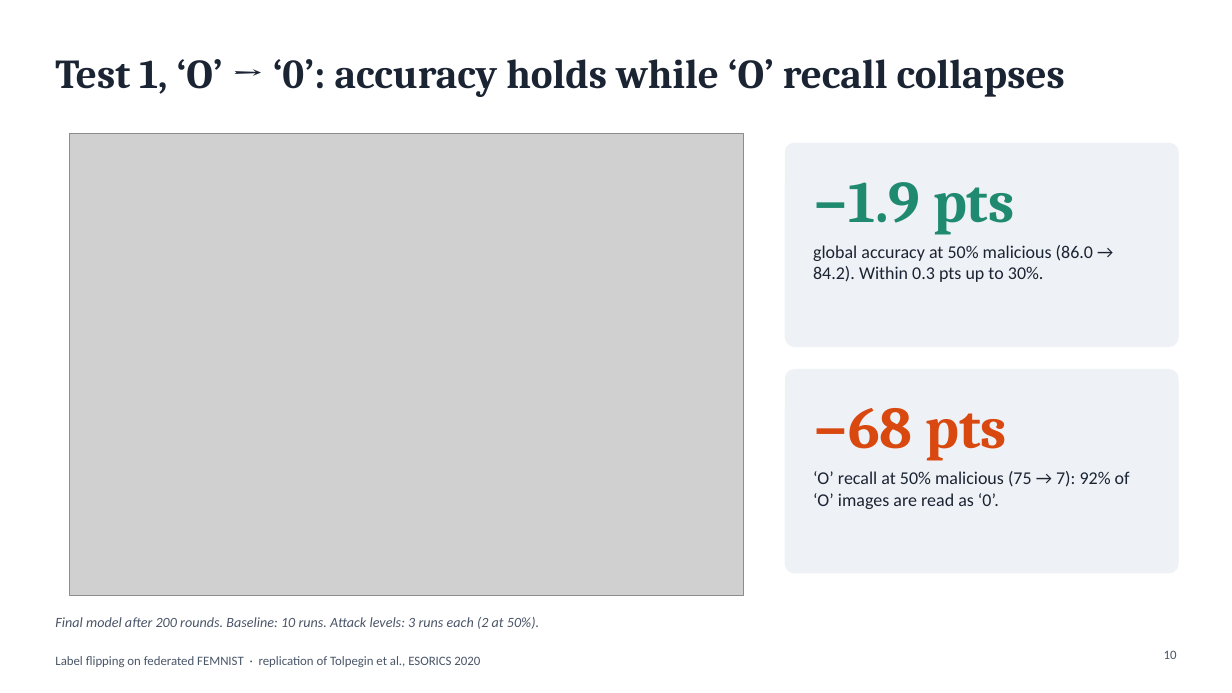
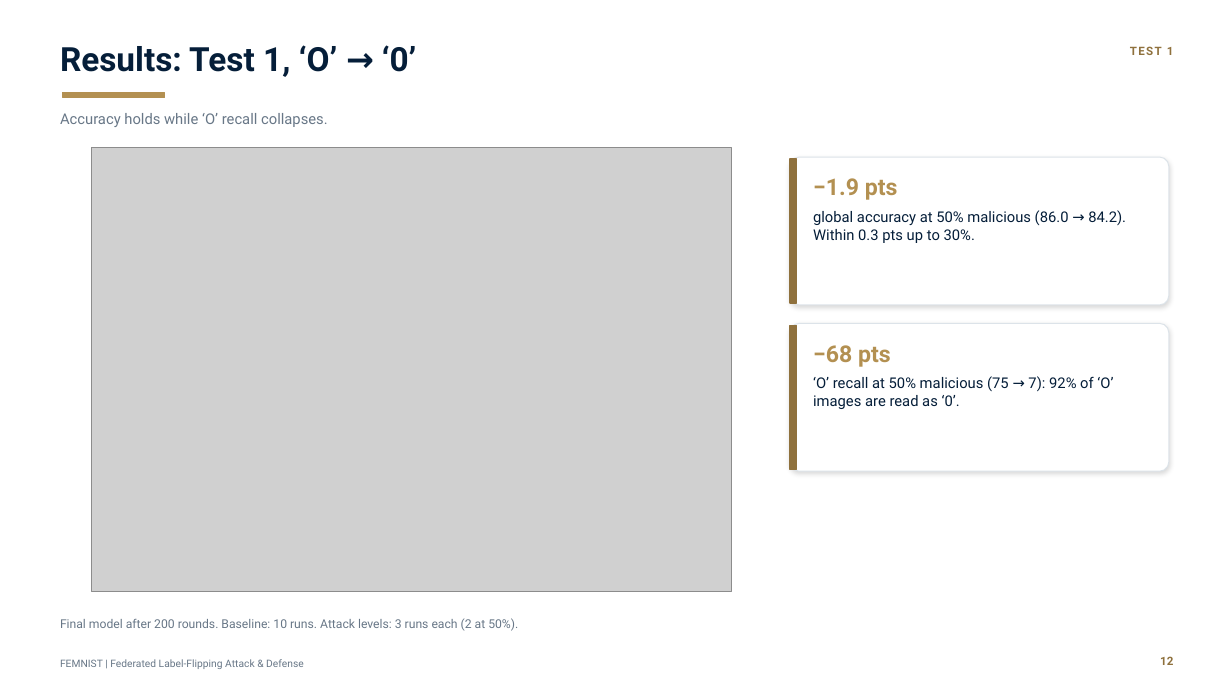
Before and after one commit to wetthamm/FederatedLearning, a slide deck: slide 12 of writeup/FEMNIST_label_flipping.pptx (slide 10 before the commit). Drawn at 1232x693 pixels with LibreOffice and Linux fonts; fonts in the diff are those of the drawing; grey boxes stand for pictures. Boxes give left, top, right and bottom in pixels: in the first picture for what was removed or moved away, otherwise in the second. Text is boxed around its words. In the diff, an @@ line names an element or a change of style, - is before the commit and + after.

```diff
--- a/writeup/FEMNIST_label_flipping.pptx
+++ b/writeup/FEMNIST_label_flipping.pptx
@@ text added at (x1=60, y1=45, x2=417, y2=77), 26 pt, text #051E39, bold @@
+Results: Test 1, ‘O’ → ‘0’
@@ text added at (x1=1130, y1=46, x2=1174, y2=55), 9 pt, text #8F713D, bold @@
+TEST 1
@@ text at (x1=60, y1=113, x2=328, y2=127): text changed; size 32 to 11.5 pt; font Cambria to Roboto; text colour #1B2433 to #687787; bold off @@
-Test 1, ‘O’ → ‘0’: accuracy holds while ‘O’ recall collapses
+Accuracy holds while ‘O’ recall collapses.
@@ rectangle added at (x1=63, y1=92, x2=165, y2=98), fill #B39051, outline #B39051 1 pt @@
@@ picture resized from (x1=70, y1=134, x2=744, y2=596) to (x1=91, y1=148, x2=731, y2=592) @@
@@ rounded rectangle resized from (x1=786, y1=143, x2=1178, y2=347) to (x1=790, y1=157, x2=1169, y2=305) @@
@@ rounded rectangle at (x1=790, y1=157, x2=1169, y2=305): fill #EEF1F5 to #FFFFFF; outline #EEF1F5 1 pt to #DCE3E9 0.75 pt; shadow on; proportions changed @@
@@ rectangle added at (x1=790, y1=159, x2=797, y2=303), fill #8F713D, outline #8F713D 1 pt @@
@@ text "−1.9 pts" at (x1=813, y1=178, x2=898, y2=200): size 46 to 18 pt, font Cambria to Roboto, text colour #1F8A70 to #B39051 @@
@@ text "global accuracy at 50% malicious ..." moved from (x1=813, y1=245, x2=1093, y2=282) to (x1=813, y1=210, x2=1126, y2=243) @@
@@ text "global accuracy at 50% malicious ..." at (x1=813, y1=210, x2=1126, y2=243): size 14 to 11.5 pt, font Calibri to Roboto, text colour #1B2433 to #051E39; more space between paragraphs @@
@@ rounded rectangle at (x1=790, y1=323, x2=1169, y2=471): fill #EEF1F5 to #FFFFFF; outline #EEF1F5 1 pt to #DCE3E9 0.75 pt; shadow on; proportions changed @@
@@ rounded rectangle resized from (x1=786, y1=370, x2=1178, y2=573) to (x1=790, y1=323, x2=1169, y2=471) @@
@@ rectangle added at (x1=790, y1=325, x2=797, y2=470), fill #8F713D, outline #8F713D 1 pt @@
@@ text "−68 pts" moved from (x1=813, y1=408, x2=1008, y2=461) to (x1=813, y1=345, x2=891, y2=367) @@
@@ text "−68 pts" at (x1=813, y1=345, x2=891, y2=367): size 46 to 18 pt, font Cambria to Roboto, text colour #D9480F to #B39051 @@
@@ text "‘O’ recall at 50% malicious ..." at (x1=813, y1=376, x2=1113, y2=409): size 14 to 11.5 pt, font Calibri to Roboto, text colour #1B2433 to #051E39; more space between paragraphs @@
@@ text "‘O’ recall at 50% malicious ..." moved from (x1=813, y1=471, x2=1130, y2=509) to (x1=813, y1=376, x2=1113, y2=409) @@
@@ text "Final model after 200 rounds. ..." at (x1=60, y1=618, x2=518, y2=631): size 11 to 9.5 pt, font Calibri to Roboto, text colour #4A5568 to #687787, italic off @@
@@ text removed at (x1=55, y1=656, x2=480, y2=667) @@
-Label flipping on federated FEMNIST · replication of Tolpegin et al., ESORICS 2020
@@ text added at (x1=60, y1=659, x2=304, y2=669), 8 pt, text #687787 @@
+FEMNIST | Federated Label-Flipping Attack & Defense
@@ text added at (x1=1160, y1=656, x2=1173, y2=665), 9 pt, text #8F713D, bold @@
+12
@@ page number removed at (x1=1164, y1=650, x2=1177, y2=659) @@
-10
```
Also in this commit, not shown: 7 other slides changed, 13 slides added, 23 slides removed, 27 other files.
